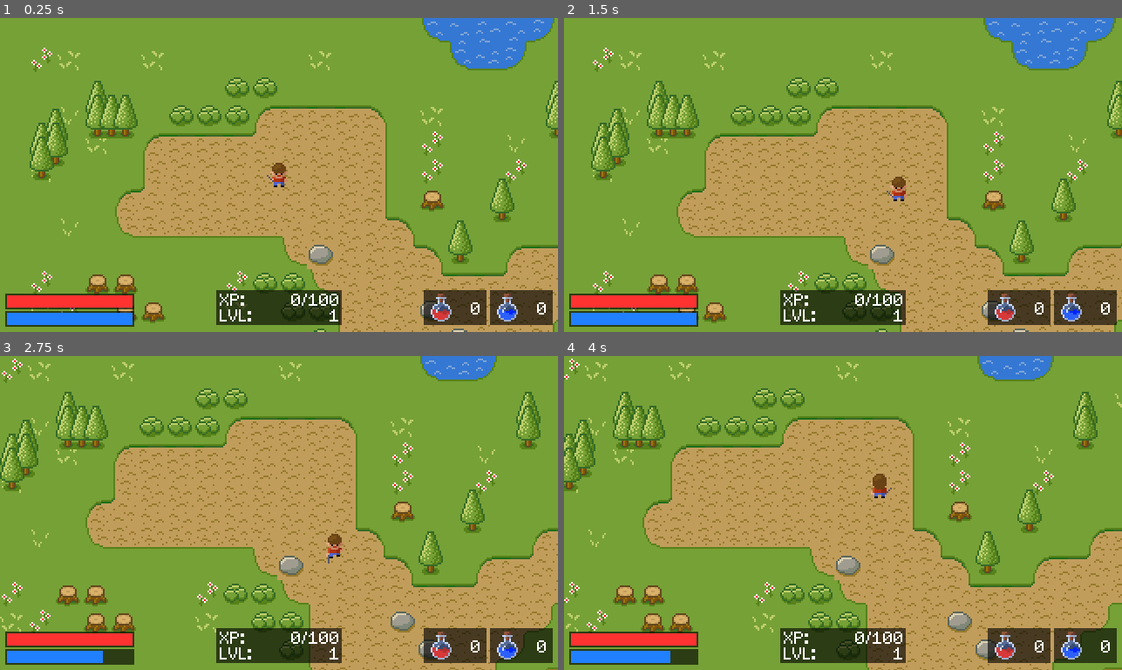
Above: before the commit, frames 1-4 (two rows, left to right).
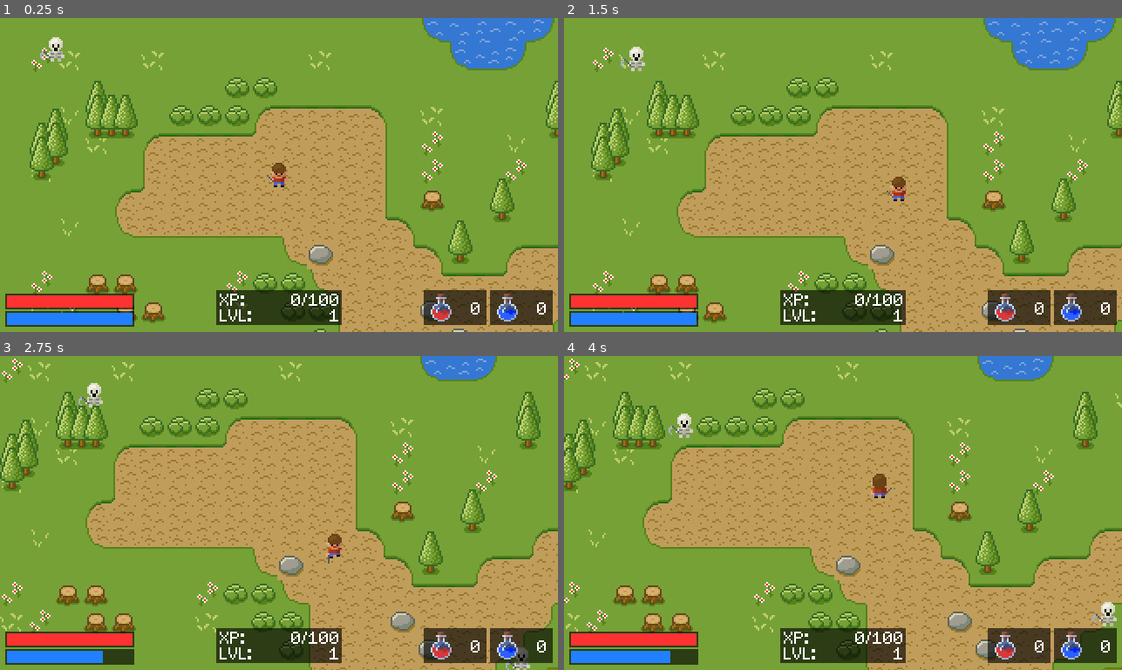
Above: after the commit, the same moments.

Repository: xvcrimsajadevx/Godot-Projects
Game: Godot game, scene res://Scenes/Main.tscn
The game is run twice, just before and just after one commit, with the same random seed, the same clock (stepped at 60 frames per second) and the same inputs.
Inputs:
- Up to frame 1 (0.25 s): no input
- Up to frame 2 (1.5 s): tap Enter at 0.5 s; hold Right (ui_right) 0.53-1.28 s; hold Space (attack) 0.53-1.28 s; hold Down (ui_down) from 1.28 s (still down); tap Space (attack) at 1.35 s
- Up to frame 3 (2.75 s): release Down (ui_down) at 2.03 s; hold Right (ui_right) from 2.03 s (still down); hold M (fireball) from 2.03 s (still down); tap Space (attack) at 2.3 s
- Up to frame 4 (4 s): release Right (ui_right) at 2.78 s; release M (fireball) at 2.78 s; hold Up (ui_up) 2.78-3.53 s; tap Space (attack) at 2.85 s; hold Left (ui_left) from 3.53 s (still down); hold Space (attack) from 3.53 s (still down)

The runs differ from the first frame. In frame 1, 0.2% of the frame differs, in the area x 7-12%, y 6-14%; in frame 2, 0.2%; in frame 3, 0.3%; in frame 4, 0.4%, in the area x 18-100%, y 18-87%.

Commit message:
SimpleRPG - Enemy skeletons and basic movement

Diff:
--- /dev/null
+++ b/SimpleRPG/Entities/Skeleton/Skeleton.gd
@@ -0,0 +1,49 @@
+extends KinematicBody2D
+
+# Node References
+var player
+
+# Random number generator
+var rng = RandomNumberGenerator.new()
+
+#Movement variables
+export var speed = 25
+var direction : Vector2
+var last_direction = Vector2(0, 1)
+var bounce_countdown = 0
+
+# Called when the node enters the scene tree for the first time.
+func _ready():
+	player = get_tree().root.get_node("Root/Player")
+	rng.randomize()
+
+func _on_Timer_timeout():
+	# Calculate position of player relative to skeleton
+	var player_relative_position = player.position - position
+
+	if player_relative_position.length() <= 16:
+		# If player is near, don't move but turn toward it
+		direction = Vector2.ZERO
+		last_direction = player_relative_position.normalized()
+	elif player_relative_position.length() <= 100 and bounce_countdown == 0:
+		# If player is within range, move towards it
+		direction = player_relative_position.normalized()
+	elif bounce_countdown == 0:
+		#If player is too far, randomly decide whether to stand still or where to move
+		var random_number = rng.randf()
+		if random_number < 0.05:
+			direction = Vector2.ZERO
+		elif random_number < 0.1:
+			direction = Vector2.DOWN.rotated(rng.randf() * 2 * PI)
+
+	# Update bounce countdown
+	if bounce_countdown > 0:
+		bounce_countdown = bounce_countdown - 1
+
+func _physics_process(delta):
+	var movement = direction * speed * delta
+
+	var collision = move_and_collide(movement)
+	if collision != null and collision.collider.name != "Player":
+		direction = direction.rotated(rng.randf_range(PI/4, PI/2))
+		bounce_countdown = rng.randi_range(2, 5)
--- /dev/null
+++ b/SimpleRPG/Entities/Skeleton/Skeleton.tscn
@@ -0,0 +1,127 @@
+[gd_scene load_steps=34 format=2]
+
+[ext_resource path="res://Entities/Skeleton/skeleton_down_attack_2.png" type="Texture" id=1]
+[ext_resource path="res://Entities/Skeleton/skeleton_death_2.png" type="Texture" id=2]
+[ext_resource path="res://Entities/Skeleton/skeleton_left_attack_1.png" type="Texture" id=3]
+[ext_resource path="res://Entities/Skeleton/skeleton_left_walk_1.png" type="Texture" id=4]
+[ext_resource path="res://Entities/Skeleton/skeleton_left_walk_2.png" type="Texture" id=5]
+[ext_resource path="res://Entities/Skeleton/skeleton_right_idle_1.png" type="Texture" id=6]
+[ext_resource path="res://Entities/Skeleton/skeleton_death_4.png" type="Texture" id=7]
+[ext_resource path="res://Entities/Skeleton/skeleton_death_3.png" type="Texture" id=8]
+[ext_resource path="res://Entities/Skeleton/skeleton_death_5.png" type="Texture" id=9]
+[ext_resource path="res://Entities/Skeleton/skeleton_down_idle_1.png" type="Texture" id=10]
+[ext_resource path="res://Entities/Skeleton/skeleton_down_walk_1.png" type="Texture" id=11]
+[ext_resource path="res://Entities/Skeleton/skeleton_down_attack_1.png" type="Texture" id=12]
+[ext_resource path="res://Entities/Skeleton/skeleton_down_walk_2.png" type="Texture" id=13]
+[ext_resource path="res://Entities/Skeleton/skeleton_left_idle_1.png" type="Texture" id=14]
+[ext_resource path="res://Entities/Skeleton/skeleton_down_idle_2.png" type="Texture" id=15]
+[ext_resource path="res://Entities/Skeleton/skeleton_death_1.png" type="Texture" id=16]
+[ext_resource path="res://Entities/Skeleton/skeleton_left_attack_2.png" type="Texture" id=17]
+[ext_resource path="res://Entities/Skeleton/skeleton_left_idle_2.png" type="Texture" id=18]
+[ext_resource path="res://Entities/Skeleton/skeleton_death_6.png" type="Texture" id=19]
+[ext_resource path="res://Entities/Skeleton/skeleton_up_idle_2.png" type="Texture" id=20]
+[ext_resource path="res://Entities/Skeleton/skeleton_up_walk_1.png" type="Texture" id=21]
+[ext_resource path="res://Entities/Skeleton/skeleton_up_walk_2.png" type="Texture" id=22]
+[ext_resource path="res://Entities/Skeleton/skeleton_up_idle_1.png" type="Texture" id=23]
+[ext_resource path="res://Entities/Skeleton/skeleton_up_attack_2.png" type="Texture" id=24]
+[ext_resource path="res://Entities/Skeleton/skeleton_right_attack_1.png" type="Texture" id=25]
+[ext_resource path="res://Entities/Skeleton/skeleton_up_attack_1.png" type="Texture" id=26]
+[ext_resource path="res://Entities/Skeleton/skeleton_right_idle_2.png" type="Texture" id=27]
+[ext_resource path="res://Entities/Skeleton/skeleton_right_walk_2.png" type="Texture" id=28]
+[ext_resource path="res://Entities/Skeleton/skeleton_right_attack_2.png" type="Texture" id=29]
+[ext_resource path="res://Entities/Skeleton/skeleton_right_walk_1.png" type="Texture" id=30]
+[ext_resource path="res://Entities/Skeleton/Skeleton.gd" type="Script" id=31]
+
+[sub_resource type="SpriteFrames" id=1]
+animations = [ {
+"frames": [ ExtResource( 19 ), ExtResource( 9 ), ExtResource( 7 ), ExtResource( 8 ), ExtResource( 2 ), ExtResource( 16 ) ],
+"loop": false,
+"name": "birth",
+"speed": 7.0
+}, {
+"frames": [ ExtResource( 16 ), ExtResource( 2 ), ExtResource( 8 ), ExtResource( 7 ), ExtResource( 9 ), ExtResource( 19 ) ],
+"loop": false,
+"name": "death",
+"speed": 7.0
+}, {
+"frames": [ ExtResource( 10 ), ExtResource( 12 ), ExtResource( 1 ) ],
+"loop": false,
+"name": "down_attack",
+"speed": 3.0
+}, {
+"frames": [ ExtResource( 10 ), ExtResource( 15 ) ],
+"loop": true,
+"name": "down_idle",
+"speed": 1.0
+}, {
+"frames": [ ExtResource( 10 ), ExtResource( 11 ), ExtResource( 10 ), ExtResource( 13 ) ],
+"loop": true,
+"name": "down_walk",
+"speed": 5.0
+}, {
+"frames": [ ExtResource( 14 ), ExtResource( 3 ), ExtResource( 17 ) ],
+"loop": false,
+"name": "left_attack",
+"speed": 3.0
+}, {
+"frames": [ ExtResource( 14 ), ExtResource( 18 ) ],
+"loop": true,
+"name": "left_idle",
+"speed": 1.0
+}, {
+"frames": [ ExtResource( 14 ), ExtResource( 4 ), ExtResource( 14 ), ExtResource( 5 ) ],
+"loop": true,
+"name": "left_walk",
+"speed": 5.0
+}, {
+"frames": [ ExtResource( 6 ), ExtResource( 25 ), ExtResource( 29 ) ],
+"loop": false,
+"name": "right_attack",
+"speed": 3.0
+}, {
+"frames": [ ExtResource( 6 ), ExtResource( 27 ) ],
+"loop": true,
+"name": "right_idle",
+"speed": 1.0
+}, {
+"frames": [ ExtResource( 6 ), ExtResource( 30 ), ExtResource( 6 ), ExtResource( 28 ) ],
+"loop": true,
+"name": "right_walk",
+"speed": 5.0
+}, {
+"frames": [ ExtResource( 23 ), ExtResource( 26 ), ExtResource( 24 ) ],
+"loop": false,
+"name": "up_attack",
+"speed": 3.0
+}, {
+"frames": [ ExtResource( 23 ), ExtResource( 20 ) ],
+"loop": true,
+"name": "up_idle",
+"speed": 1.0
+}, {
+"frames": [ ExtResource( 23 ), ExtResource( 21 ), ExtResource( 23 ), ExtResource( 22 ) ],
+"loop": true,
+"name": "up_walk",
+"speed": 5.0
+} ]
+
+[sub_resource type="RectangleShape2D" id=2]
+extents = Vector2( 5, 7 )
+
+[node name="Skeleton" type="KinematicBody2D"]
+z_index = 1
+script = ExtResource( 31 )
+
+[node name="AnimatedSprite" type="AnimatedSprite" parent="."]
+frames = SubResource( 1 )
+animation = "down_idle"
+playing = true
+
+[node name="CollisionShape2D" type="CollisionShape2D" parent="."]
+shape = SubResource( 2 )
+
+[node name="Timer" type="Timer" parent="."]
+wait_time = 0.25
+autostart = true
+
+[connection signal="timeout" from="Timer" to="." method="_on_Timer_timeout"]
--- a/SimpleRPG/Scenes/Main.tscn
+++ b/SimpleRPG/Scenes/Main.tscn
@@ -38,6 +38,7 @@
 [ext_resource path="res://GUI/ManaBar.gd" type="Script" id=36]
 [ext_resource path="res://Fonts/Font.tres" type="DynamicFont" id=37]
 [ext_resource path="res://GUI/potions.png" type="Texture" id=38]
+[ext_resource path="res://Entities/Skeleton/Skeleton.tscn" type="PackedScene" id=39]
 
 [sub_resource type="SpriteFrames" id=2]
 animations = [ {
@@ -280,6 +281,18 @@
 text = "0"
 align = 2
 
+[node name="Skeleton" parent="." instance=ExtResource( 39 )]
+position = Vector2( 295, 194 )
+
+[node name="Skeleton2" parent="." instance=ExtResource( 39 )]
+position = Vector2( 32, 18 )
+
+[node name="Skeleton3" parent="." instance=ExtResource( 39 )]
+position = Vector2( 104, 215 )
+
+[node name="Skeleton4" parent="." instance=ExtResource( 39 )]
+position = Vector2( 384, 38 )
+
 [connection signal="player_stats_changed" from="Player" to="CanvasLayer/Heath" method="_on_Player_player_stats_changed"]
 [connection signal="player_stats_changed" from="Player" to="CanvasLayer/Mana" method="_on_Player_player_stats_changed"]
 [connection signal="animation_finished" from="Player/Sprite" to="Player" method="_on_Sprite_animation_finished"]
Binary file added: SimpleRPG/Entities/Skeleton/skeleton_death_1.png
Not shown, added: SimpleRPG/Entities/Skeleton/skeleton_death_1.png.import
Binary file added: SimpleRPG/Entities/Skeleton/skeleton_death_2.png
Not shown, added: SimpleRPG/Entities/Skeleton/skeleton_death_2.png.import
Binary file added: SimpleRPG/Entities/Skeleton/skeleton_death_3.png
Not shown, added: SimpleRPG/Entities/Skeleton/skeleton_death_3.png.import
Binary file added: SimpleRPG/Entities/Skeleton/skeleton_death_4.png
Not shown, added: SimpleRPG/Entities/Skeleton/skeleton_death_4.png.import
Binary file added: SimpleRPG/Entities/Skeleton/skeleton_death_5.png
Not shown, added: SimpleRPG/Entities/Skeleton/skeleton_death_5.png.import
Binary file added: SimpleRPG/Entities/Skeleton/skeleton_death_6.png
Not shown, added: SimpleRPG/Entities/Skeleton/skeleton_death_6.png.import
(and 49 more such lines)
